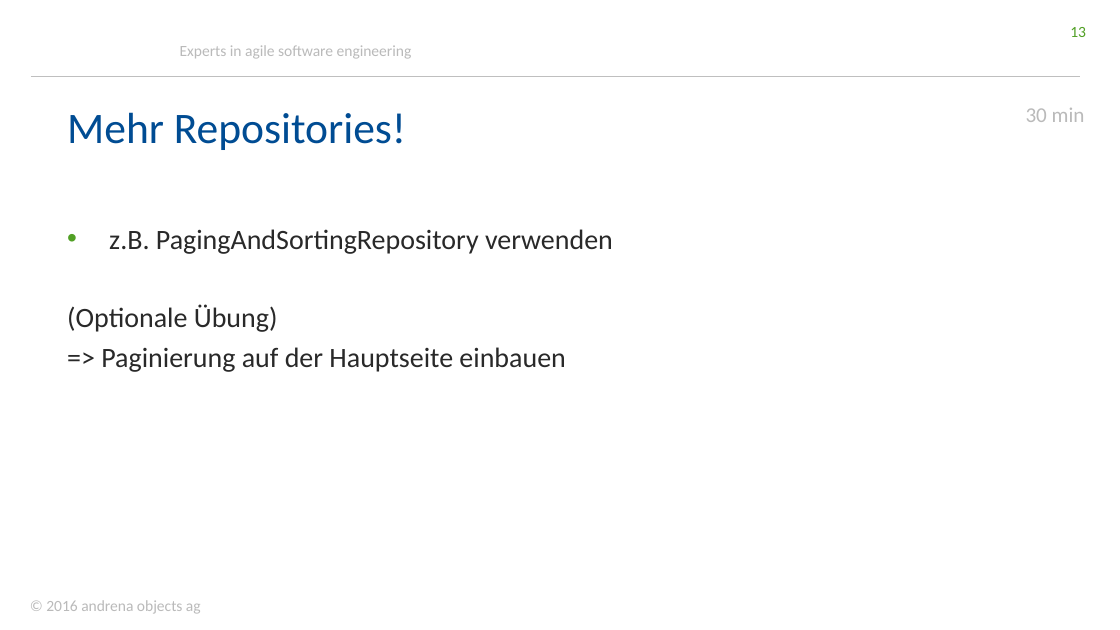
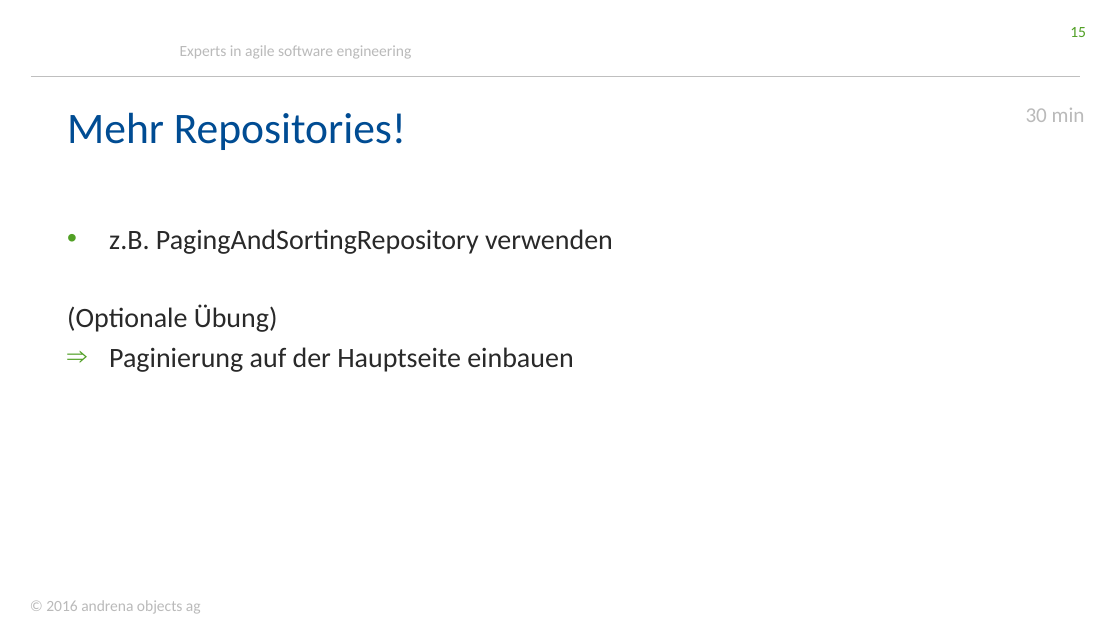
Before and after one commit to stklqt/oop-springboot-springdata-server, a slide deck: slide 15 of slides.pptx (slide 13 before the commit). Drawn at 1120x630 pixels with LibreOffice and Linux fonts; fonts in the diff are those of the drawing; background and template pictures are left out. Boxes give left, top, right and bottom in pixels: in the first picture for what was removed or moved away, otherwise in the second. Text is boxed around its words. In the diff, an @@ line names an element or a change of style, - is before the commit and + after.

```diff
--- a/slides.pptx
+++ b/slides.pptx
@@ page number at (x1=1070, y1=27, x2=1086, y2=37): text changed @@
-13
+15
@@ text at (x1=109, y1=347, x2=573, y2=372): text changed @@
-=> Paginierung auf der Hauptseite einbauen
+⇒ Paginierung auf der Hauptseite einbauen
```
Also in this commit, not shown: 6 other slides changed, 3 slides added, 1 other file.
